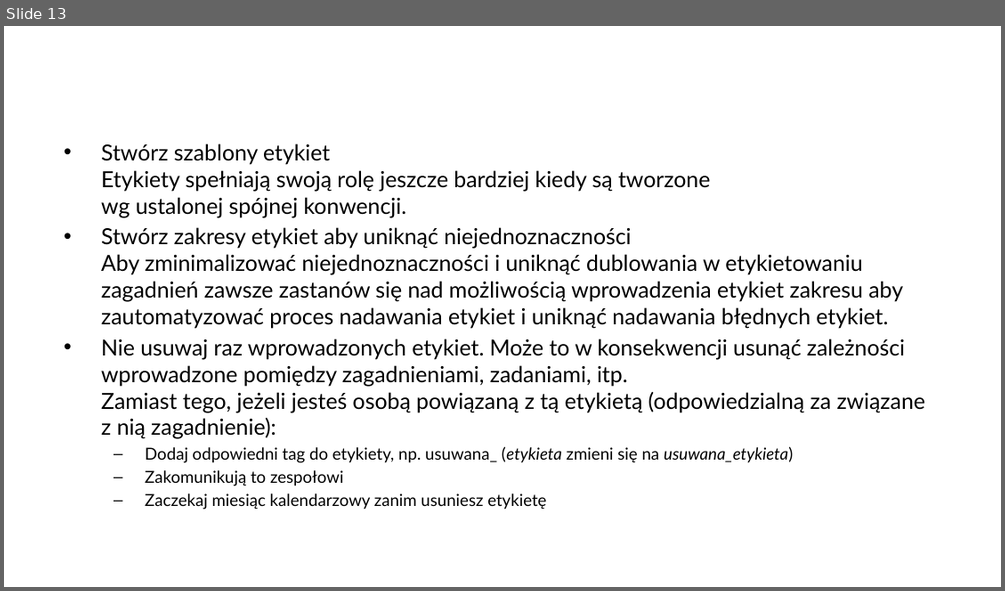
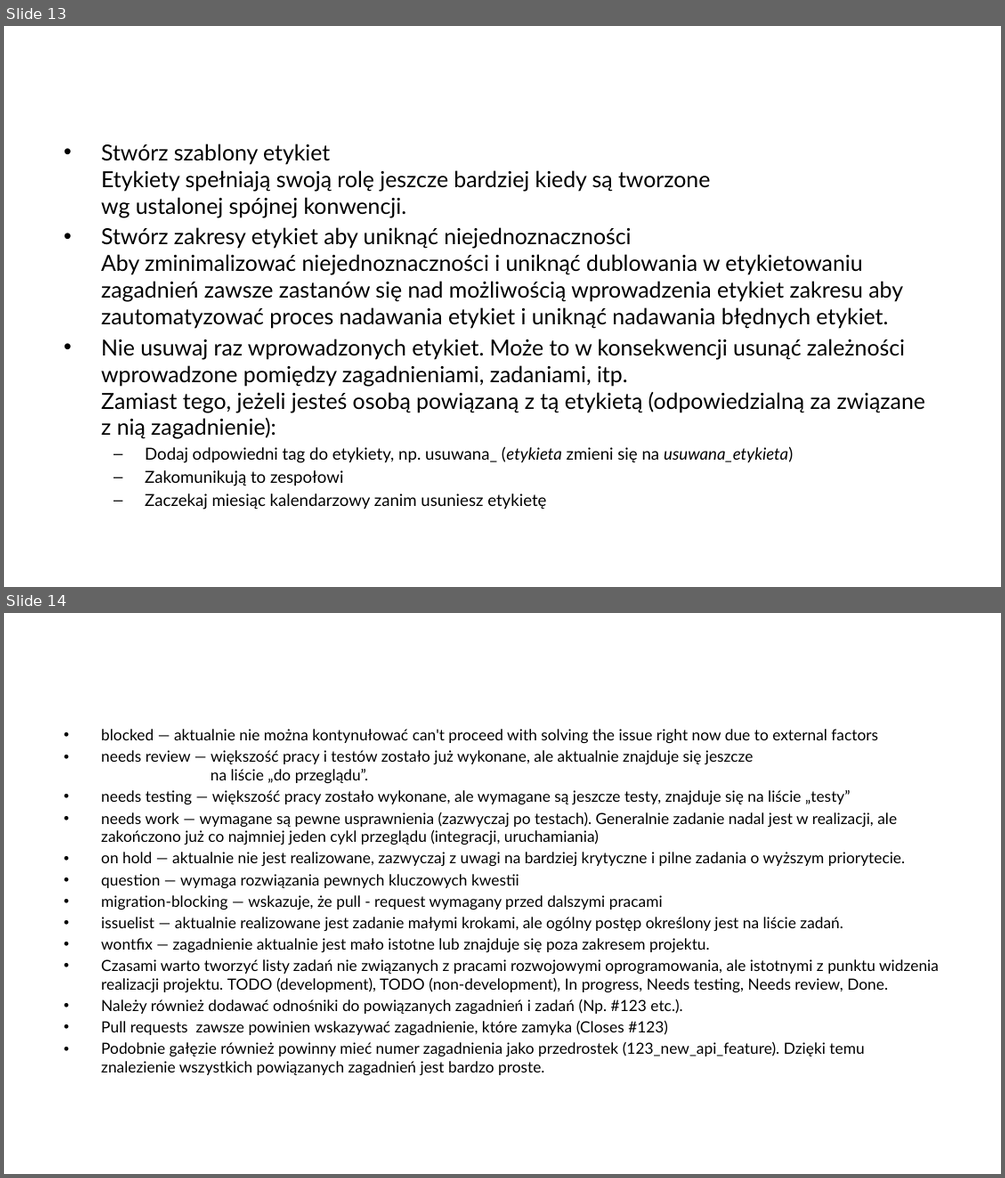
Before and after one commit to arturkwiek/gitlab-tutorial, a slide deck: 10. Git - tutorial - Labels.pptx. Shown one above the other, each under a label of ours: slide 13 before the commit, slides 13 and 14 after it. The pictures are 1005x591 and 1005x1178 pixels, drawn with LibreOffice and Linux fonts; fonts in the diff are those of the drawing; background and template pictures are left out. Boxes give left, top, right and bottom in pixels: in the first picture for what was removed or moved away, otherwise in the second. Text is boxed around its words. In the diff, an @@ line names an element or a change of style, - is before the commit and + after.

```diff
--- a/10. Git - tutorial - Labels.pptx
+++ b/10. Git - tutorial - Labels.pptx
@@ slide 14 added at [4,613,1001,1174], background picture (left out) @@
@@ text added at [101,729,938,1075], 11.1 pt, text #000000 @@
+• blocked — aktualnie nie można kontynułować can't proceed with solving the issue right now due to external factors
+• needs review — większość pracy i testów zostało już wykonane, ale aktualnie znajduje się jeszcze
+  na liście „do przeglądu”.
+• needs testing — większość pracy zostało wykonane, ale wymagane są jeszcze testy, znajduje się na liście „testy”
+• needs work — wymagane są pewne usprawnienia (zazwyczaj po testach). Generalnie zadanie nadal jest w realizacji, ale zakończono już co najmniej jeden cykl przeglądu (integracji, uruchamiania)
+• on hold — aktualnie nie jest realizowane, zazwyczaj z uwagi na bardziej krytyczne i pilne zadania o wyższym priorytecie.
+• question — wymaga rozwiązania pewnych kluczowych kwestii
+• migration-blocking — wskazuje, że pull - request wymagany przed dalszymi pracami
+• issuelist — aktualnie realizowane jest zadanie małymi krokami, ale ogólny postęp określony jest na liście zadań.
+• wontfix — zagadnienie aktualnie jest mało istotne lub znajduje się poza zakresem projektu.
+• Czasami warto tworzyć listy zadań nie związanych z pracami rozwojowymi oprogramowania, ale istotnymi z punktu widzenia realizacji projektu. TODO (development), TODO (non-development), In progress, Needs testing, Needs review, Done.
+• Należy również dodawać odnośniki do powiązanych zagadnień i zadań (Np. #123 etc.).
+• Pull requests zawsze powinien wskazywać zagadnienie, które zamyka (Closes #123)
+• Podobnie gałęzie również powinny mieć numer zagadnienia jako przedrostek (123_new_api_feature). Dzięki temu znalezienie wszystkich powiązanych zagadnień jest bardzo proste.
```
Also in this commit, not shown: 6 other slides added, 2 other files.
